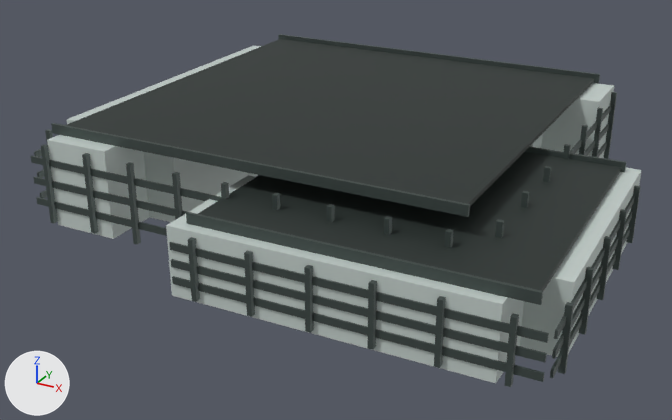
Renders of the Blender file landmarks/assets/szbay-port-2.blend from each side of a commit.
Rendered twice from a 50 mm camera at (50.2, -104.1, 51.8) aimed at (-7.1, 0.2, -0.3). The lights are fixed; the arrows at lower left show +X, +Y and +Z. The picture after the commit comes second.

The first picture shows 'envelope', 'fins', 'floor_bands', 'parapet', 'roof_deck'.
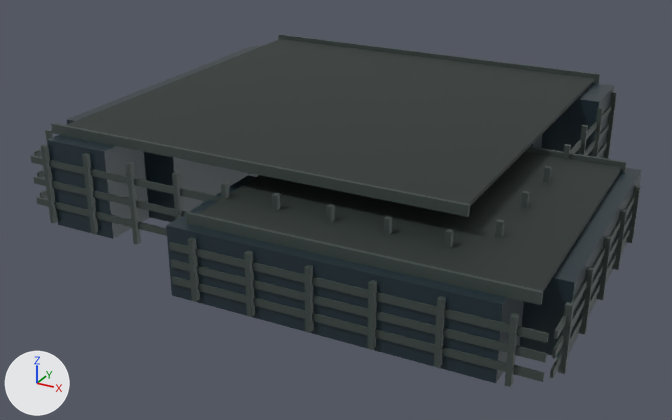
Pixel boxes (x1, y1, x2, y2) of what changed, in the pictures (672 x 420 px):
'envelope', recoloured (darker): (47, 46, 642, 383) in both

The change, as a diff of the scene's bpy script:
```diff
--- a/landmarks/assets/szbay-port-2.blend.py
+++ b/landmarks/assets/szbay-port-2.blend.py
@@ mat_glass @@
 mat_glass = principled_material('glass')
-mat_glass.base_color = (0.558, 0.631, 0.604)  # light grey #c5d0cc
+mat_glass.base_color = (0.0176, 0.0343, 0.0452)  # dark blue #24343c
 mat_glass.metallic = 0.04
```
